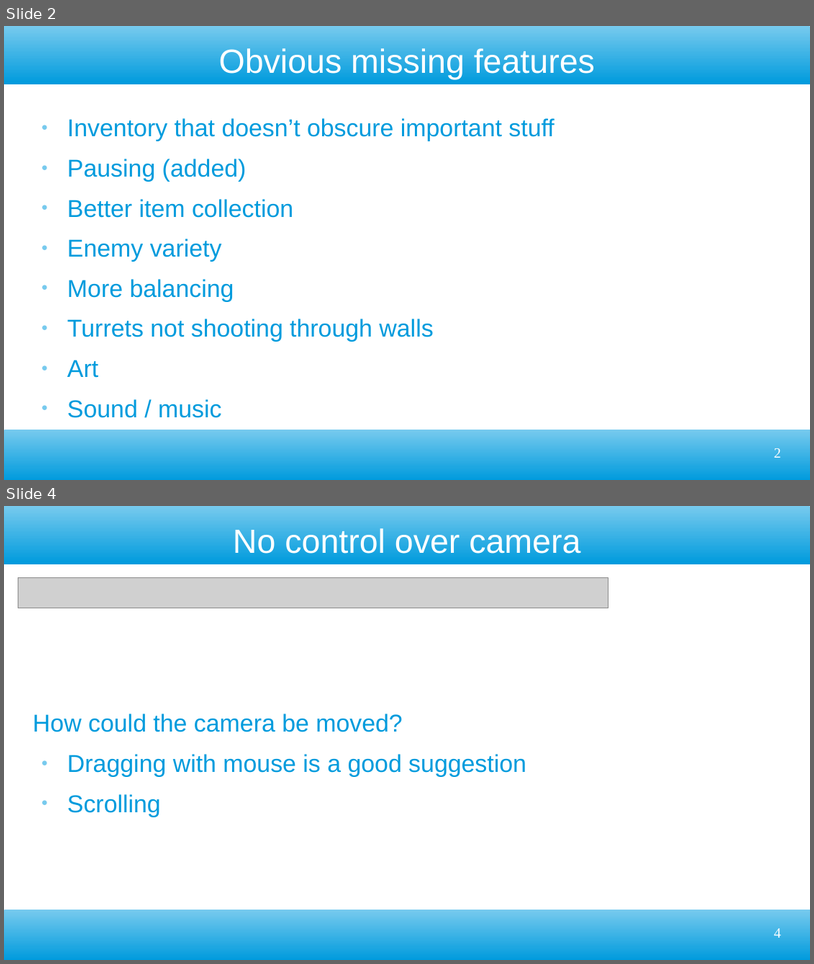
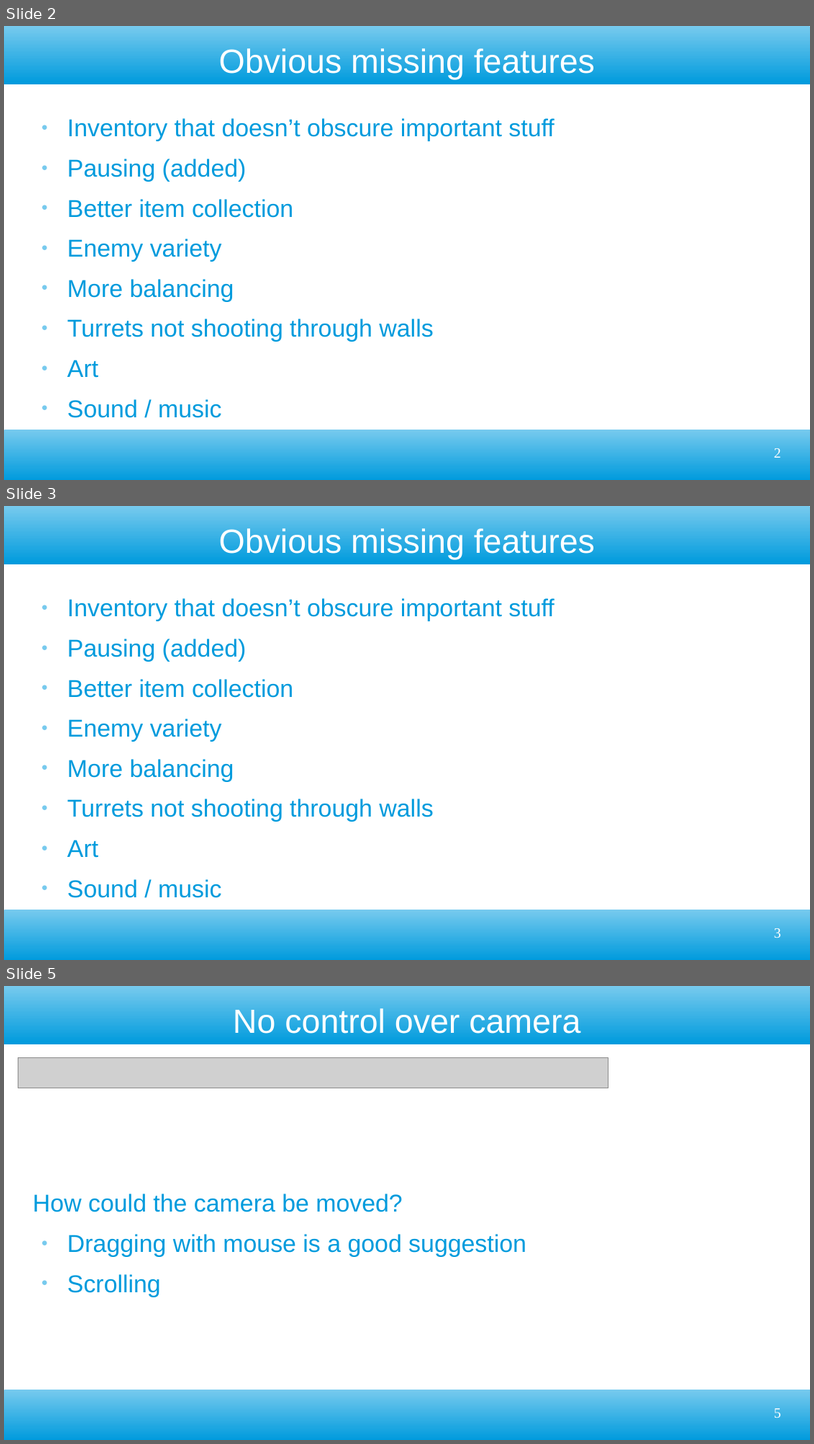
Before and after one commit to ktosox/GWJ68, a slide deck: PostJamFeedback.odp. Shown one above the other, each under a label of ours: slides 2 and 4 before the commit, slides 2, 3 and 5 after it; the slides between them are not shown. The pictures are 814x964 and 814x1444 pixels, drawn with LibreOffice and Linux fonts; fonts in the diff are those of the drawing; grey boxes stand for pictures. Boxes give left, top, right and bottom in pixels: in the first picture for what was removed or moved away, otherwise in the second. Text is boxed around its words. In the diff, an @@ line names an element or a change of style, - is before the commit and + after.

```diff
--- a/PostJamFeedback.odp
+++ b/PostJamFeedback.odp
@@ slide 3 added at (x1=4, y1=506, x2=810, y2=960), background #FFFFFF; not listed: 2 template elements that a slide beside it also shows @@
@@ title added at (x1=219, y1=528, x2=595, y2=559), 33 pt, text #FFFFFF @@
+Obvious missing features
@@ text added at (x1=67, y1=598, x2=554, y2=857), 24 pt, text #009BDD @@
+● Inventory that doesn’t obscure important stuff
+● Pausing (added)
+● Better item collection
+● Enemy variety
+● More balancing
+● Turrets not shooting through walls
+● Art
+● Sound / music
@@ page number added at (x1=774, y1=928, x2=782, y2=937), 14 pt, text #FFFFFF @@
+3
@@ what was slide 4 is now slide 5 @@
@@ page number at (x1=774, y1=1408, x2=782, y2=1417): text changed @@
-4
+5
```
Also in this commit, not shown: 1 slide changed, 10 other files.
